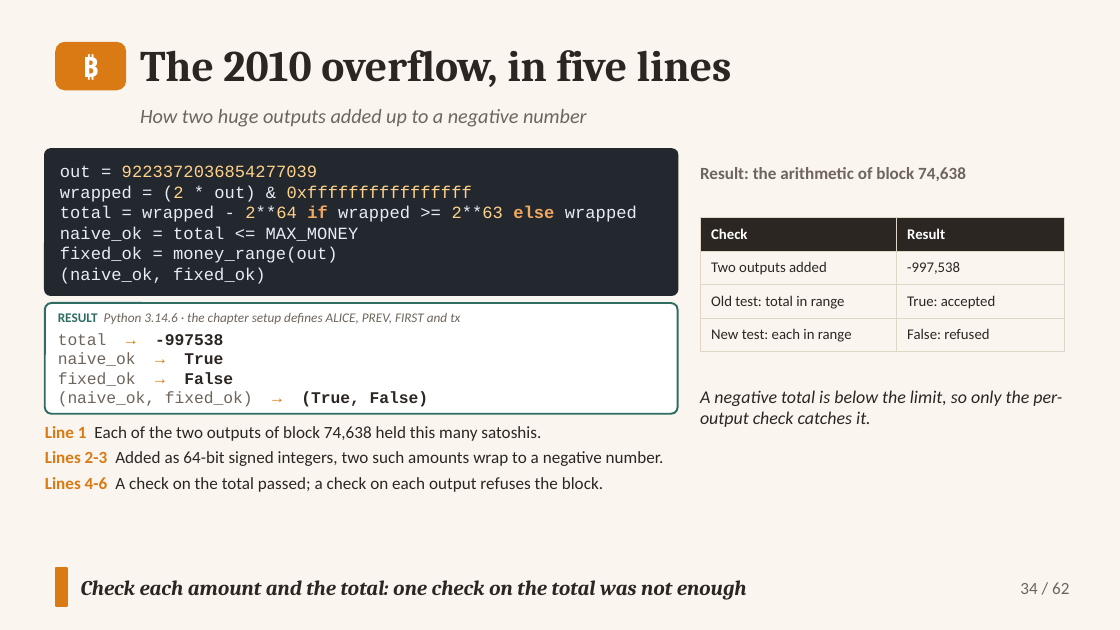
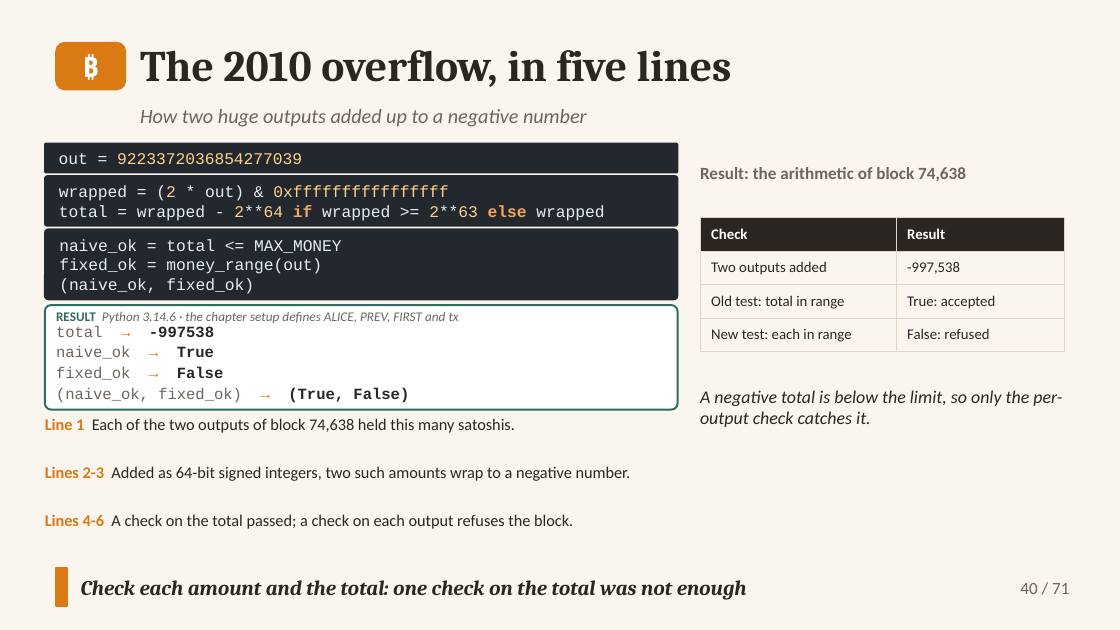
Before and after one commit to altunelyusuf/SEN0401, a slide deck: slide 40 of 03-materials/ch06/SEN0401_Ch06_Transactions_3e_v2_3_0.pptx (slide 34 before the commit). Drawn at 1120x630 pixels with LibreOffice and Linux fonts; fonts in the diff are those of the drawing. Boxes give left, top, right and bottom in pixels: in the first picture for what was removed or moved away, otherwise in the second. Text is boxed around its words. In the diff, an @@ line names an element or a change of style, - is before the commit and + after.

```diff
--- a/03-materials/ch06/SEN0401_Ch06_Transactions_3e_v2_3_0.pptx
+++ b/03-materials/ch06/SEN0401_Ch06_Transactions_3e_v2_3_0.pptx
@@ rounded rectangle added at box(45, 143, 678, 172), fill #23272E, outline #23272E 1 pt, 10.5 pt, text #FFD28A @@
+out = 9223372036854277039
@@ rounded rectangle "wrapped = (2 * out) ...": place and size @@
-rounded rectangle "wrapped = (2 * out) ..." at box(45, 149, 678, 296)
+rounded rectangle "wrapped = (2 * out) ..." at box(45, 176, 678, 226)
@@ rounded rectangle "wrapped = (2 * out) ..." at box(45, 176, 678, 226): size 11 to 10.5 pt; proportions changed @@
@@ text in rounded rectangle at box(60, 165, 317, 177): paragraph removed @@
-out = 9223372036854277039
@@ rounded rectangle added at box(45, 230, 678, 300), fill #23272E, outline #23272E 1 pt, 10.5 pt, text #E6EDF3 @@
+naive_ok = total <= MAX_MONEY
+fixed_ok = money_range(out)
+(naive_ok, fixed_ok)
@@ text in rounded rectangle at box(60, 226, 359, 284): paragraphs removed @@
-naive_ok = total <= MAX_MONEY
-fixed_ok = money_range(out)
-(naive_ok, fixed_ok)
@@ rounded rectangle added at box(45, 305, 678, 409), fill #FFFFFF, outline #2F6D62 1.25 pt @@
@@ text "RESULT Python 3.14.6 · the ...": place and size @@
-text "RESULT Python 3.14.6 · the ..." at box(45, 304, 678, 414)
+text "RESULT Python 3.14.6 · the ..." at box(56, 312, 459, 323)
@@ text "RESULT Python 3.14.6 · the ..." at box(56, 312, 459, 323): less space between paragraphs; vertical alignment middle to top; fill #FFFFFF to none; outline #2F6D62 1.25 pt to none @@
@@ text added at box(56, 325, 214, 337), 10 pt, text #2B2622, bold @@
+total → -997538
@@ text added at box(56, 346, 214, 359), 10 pt, text #6E655C @@
+naive_ok → True
@@ text at box(58, 333, 428, 407): paragraphs removed @@
-total → -997538
-naive_ok → True
-fixed_ok → False
-(naive_ok, fixed_ok) → (True, False)
@@ text added at box(56, 367, 224, 380), 10 pt, text #6E655C @@
+fixed_ok → False
@@ text added at box(56, 387, 409, 403), 10 pt, text #6E655C @@
+(naive_ok, fixed_ok) → (True, False)
@@ text added at box(45, 418, 515, 433), 10.5 pt, text #2B2622 @@
+Line 1 Each of the two outputs of block 74,638 held this many satoshis.
@@ text at box(45, 426, 541, 441): paragraph removed @@
-Line 1 Each of the two outputs of block 74,638 held this many satoshis.
@@ text at box(45, 477, 603, 492): paragraph removed @@
-Lines 4-6 A check on the total passed; a check on each output refuses the block.
@@ text "Lines 2-3 Added as 64-bit ...": place and size @@
-text "Lines 2-3 Added as 64-bit ..." at box(45, 426, 664, 492)
+text "Lines 2-3 Added as 64-bit ..." at box(45, 466, 631, 481)
@@ text "Lines 2-3 Added as 64-bit ..." at box(45, 466, 631, 481): size 11 to 10.5 pt; less space between paragraphs @@
@@ text added at box(45, 514, 573, 529), 10.5 pt, text #2B2622 @@
+Lines 4-6 A check on the total passed; a check on each output refuses the block.
@@ text at box(1020, 583, 1069, 594): text changed @@
-34 / 62
+40 / 71
```
Also in this commit, not shown: 61 other slides changed, 9 slides added, 14 other files.
